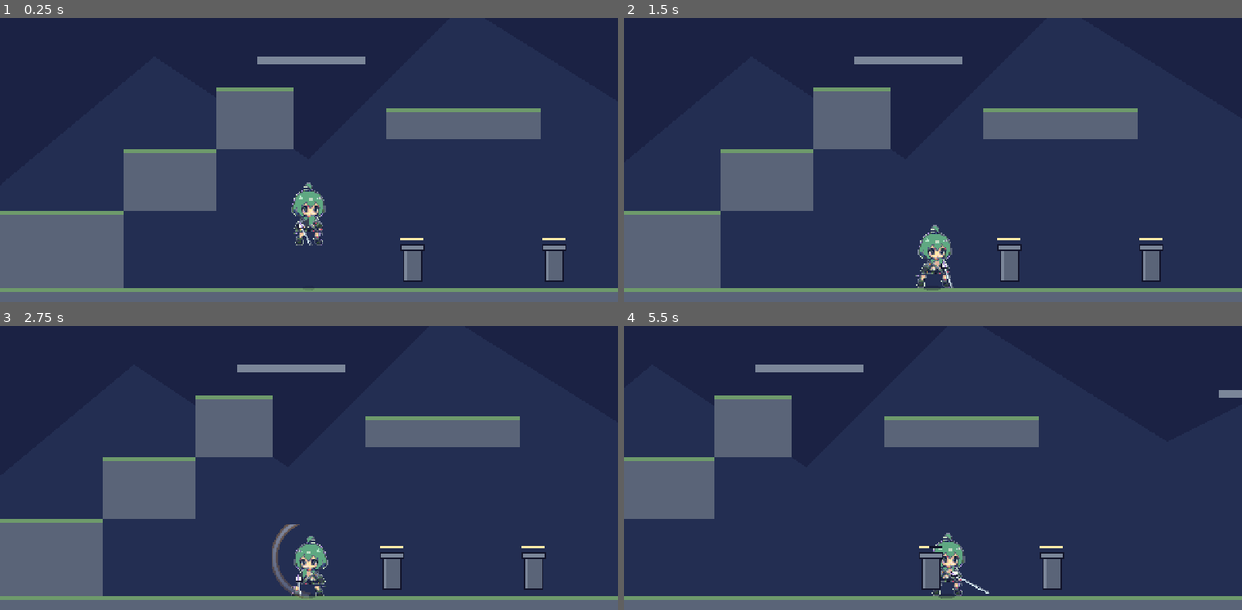
Above: before the commit, frames 1-4 (two rows, left to right).
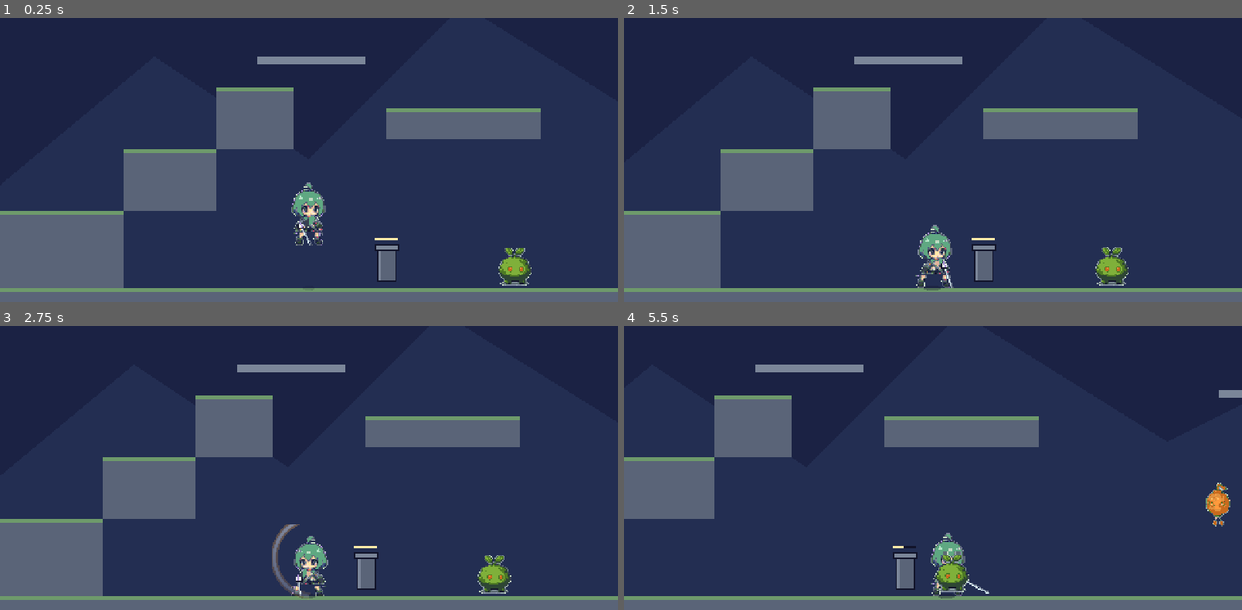
Above: after the commit, the same moments.

Repository: KurilX/actGodotGame-iori
Game: Godot game, scene res://scenes/bootstrap.tscn
Same seed, same stepped clock (60 frames per second), same inputs: the game is played once before the commit and once after it.
Inputs (mouse positions are in pixels of both pictures, inside the frame that each line leads up to):
- Up to frame 1 (0.25 s): no input
- Up to frame 2 (1.5 s): tap Enter at 0.5 s; move the mouse to (1068, 174) at 0.52 s; hold D (move_right) 0.53-1.25 s; hold J (attack) 0.53-1.25 s; click (1068, 174) at 0.67 s; tap Space (jump) at 0.77 s; tap K (dash) at 0.8 s; drag from (809, 208) to (951, 196) at 1.27 s
- Up to frame 3 (2.75 s): move the mouse to (370, 422) at 2.02 s; hold A (move_left) from 2.03 s (still down); hold L (heavy) from 2.03 s (still down); tap J (attack) at 2.3 s
- Up to frame 4 (5.5 s): release A (move_left) at 2.75 s; release L (heavy) at 2.75 s; drag from (902, 570) to (747, 448) at 2.77 s; move the mouse to (1118, 550) at 3.52 s; hold D (move_right) 3.53-4.25 s; hold L (heavy) 3.53-4.25 s; tap K (dash) at 3.6, 5.3 s; tap Space (jump) at 3.77 s; drag from (747, 448) to (1106, 575) at 4.27 s; move the mouse to (963, 499) at 5.02 s; hold D (move_right) from 5.03 s (still down); hold J (attack) from 5.03 s (still down); click (963, 499) at 5.17 s

The runs differ from the first frame. In frame 1, 1.9% of the frame differs, in the area x 60-92%, y 77-95%; in frame 2, 1.9%; in frame 3, 1.9%; in frame 4, 2.3%, in the area x 43-99%, y 55-94%.

Commit message:
feat: 三个实际敌人 - 苔团/灯笼虫/石守，含行走攻击动画与AI

Diff:
--- /dev/null
+++ b/src/enemies/enemy_base.gd
@@ -0,0 +1,360 @@
+extends CharacterBody2D
+## 敌人基类：三个敌人共用的移动、受击、状态机、攻击判定
+##
+## 设计原则
+## ────────
+## 1. **敌人也要有「前摇」**：攻击前有明显准备动作，玩家能读出来并闪避。
+##    没有前摇的敌人只能靠背板，那是很差的动作游戏设计。
+## 2. **受击要能被打断**：轻攻击不打断，重攻击打断（这就是「重」的价值）。
+## 3. 死亡后播放一次倒地，然后消失并通知房间。
+
+signal died(enemy: Node)
+
+const GROUP_HURTABLE := "hurtable"
+const GROUP_ENEMY := "enemy"
+
+enum State { IDLE, CHASE, WINDUP, ATTACK, HURT, DEAD }
+
+# ── 子类需要覆盖的参数 ──
+@export var max_hp := 10
+@export var move_speed := 40.0
+@export var detect_range := 120.0     # 发现玩家的距离
+@export var attack_range := 26.0      # 进入攻击的距离
+@export var attack_cooldown := 1.2
+@export var windup_time := 0.35       # 攻击前摇
+@export var attack_time := 0.30       # 挥出持续
+@export var recover_time := 0.35      # 收招
+@export var damage := 1
+@export var knockback_resist := 1.0
+@export var can_fly := false
+@export var attack_box := Vector4(26, 22, 14, -20)   # w,h,offset_x,offset_y
+@export var heavy_breaks := true      # 重攻击能否打断其动作
+@export var sprite_name := ""         # art/enemies/frames/ 下的前缀
+
+var hp := 10
+var state: State = State.IDLE
+var facing := -1
+
+var _timer := 0.0
+var _cooldown := 0.0
+var _flash := 0.0
+var _player: Node2D = null
+var _anim: AnimatedSprite2D
+var _hitbox_already_hit := false
+
+# 索敌用的射线（避免穿墙追人）
+var _ray := RayCast2D.new()
+
+
+func _ready() -> void:
+	add_to_group(GROUP_ENEMY)
+	add_to_group(GROUP_HURTABLE)
+	hp = max_hp
+	collision_layer = 1 << 2       # 第3层：敌人本体
+	collision_mask = 1             # 与地形碰撞
+	_build_visual()
+	_build_hitbox()
+	queue_redraw()
+
+
+# ─────────────── 子类可覆盖的钩子 ───────────────
+
+func _build_visual() -> void:
+	"""创建 AnimatedSprite2D 并加载该敌人的帧。"""
+	_anim = AnimatedSprite2D.new()
+	_anim.name = "Anim"
+	_anim.texture_filter = CanvasItem.TEXTURE_FILTER_NEAREST
+	_anim.position = Vector2(0, -24)     # 帧高 48、锚点帧底中心
+	_anim.sprite_frames = _make_frames()
+	_anim.play("idle")
+	add_child(_anim)
+
+
+func _make_frames() -> SpriteFrames:
+	var sf := SpriteFrames.new()
+	sf.remove_animation("default")
+	var specs := [
+		["idle", 4, 6.0],
+		["run", 8, 10.0],
+		["attack", 8, 10.0],
+	]
+	for spec in specs:
+		var aname: String = spec[0]
+		var count: int = spec[1]
+		var fps: float = spec[2]
+		sf.add_animation(aname)
+		sf.set_animation_speed(aname, fps)
+		sf.set_animation_loop(aname, aname != "attack")
+		for i in count:
+			var path := "res://art/enemies/frames/%s_%s_%d.png" % [sprite_name, aname, i]
+			if ResourceLoader.exists(path):
+				sf.add_frame(aname, load(path))
+	return sf
+
+
+func _build_hitbox() -> void:
+	"""敌人自己的攻击判定框（打玩家用）。"""
+	var area := Area2D.new()
+	area.name = "AttackBox"
+	area.collision_layer = 1 << 4     # 第5层：敌人攻击
+	area.collision_mask = 1 << 1      # 检测玩家所在层（player collision_layer=2 → bit1）
+	area.monitoring = false
+	var cs := CollisionShape2D.new()
+	# **必须显式命名**：不命名时 Godot 会给自动名（如 @CollisionShape2D@23），
+	# 后续 get_node("CollisionShape2D") 就取不到，导致判定框永远打不中。
+	cs.name = "CollisionShape2D"
+	var rect := RectangleShape2D.new()
+	rect.size = Vector2(attack_box.x, attack_box.y)
+	cs.shape = rect
+	cs.position = Vector2(attack_box.z, attack_box.w)
+	cs.disabled = true
+	area.add_child(cs)
+	area.body_entered.connect(_on_attack_area_body_entered)
+	add_child(area)
+
+
+# ─────────────── 主循环 ───────────────
+
+func _physics_process(delta: float) -> void:
+	_tick(delta)
+	if state == State.DEAD:
+		return
+
+	_player = _find_player()
+
+	match state:
+		State.IDLE:
+			_do_idle(delta)
+		State.CHASE:
+			_do_chase(delta)
+		State.WINDUP:
+			_do_windup(delta)
+		State.ATTACK:
+			_do_attack(delta)
+		State.HURT:
+			_do_hurt(delta)
+
+	_apply_gravity(delta)
+	move_and_slide()
+	_sync_anim()
+
+
+func _tick(delta: float) -> void:
+	_cooldown = maxf(_cooldown - delta, 0.0)
+	_flash = maxf(_flash - delta, 0.0)
+	if _timer > 0.0:
+		_timer -= delta
+
+
+func _apply_gravity(delta: float) -> void:
+	if can_fly:
+		# 飞行单位：保持高度，不做重力（高度由子类的悬停逻辑控制）
+		velocity.y = move_toward(velocity.y, 0.0, 600.0 * delta)
+	else:
+		if not is_on_floor():
+			velocity.y = minf(velocity.y + 1200.0 * delta, 600.0)
+
+
+func _do_idle(delta: float) -> void:
+	velocity.x = move_toward(velocity.x, 0.0, 400.0 * delta)
+	if _player and _distance_to_player() < detect_range:
+		state = State.CHASE
+
+
+func _do_chase(delta: float) -> void:
+	if _player == null:
+		state = State.IDLE
+		return
+
+	var d := _distance_to_player()
+	if d > detect_range * 1.4:
+		state = State.IDLE
+		return
+
+	if d <= attack_range and _cooldown <= 0.0:
+		_enter_windup()
+		return
+
+	# 朝玩家移动
+	var dir := signf(_player.global_position.x - global_position.x)
+	if dir != 0.0:
+		facing = 1 if dir > 0.0 else -1
+		velocity.x = move_toward(velocity.x, dir * move_speed, 600.0 * delta)
+	else:
+		velocity.x = move_toward(velocity.x, 0.0, 400.0 * delta)
+
+
+func _enter_windup() -> void:
+	state = State.WINDUP
+	_timer = windup_time
+	velocity.x = 0.0
+	if _anim and _anim.sprite_frames.has_animation("attack"):
+		_anim.play("attack")
+		_anim.frame = 0
+		_anim.pause()
+
+
+func _do_windup(delta: float) -> void:
+	velocity.x = move_toward(velocity.x, 0.0, 800.0 * delta)
+	# 前摇期间显示攻击动画的前段（看得见的蓄力）
+	if _anim and _anim.sprite_frames.has_animation("attack"):
+		var total := windup_time + attack_time + recover_time
+		var p := 1.0 - (_timer / total)
+		_anim.frame = clampi(int(p * 8.0), 0, 3)
+	if _timer <= 0.0:
+		state = State.ATTACK
+		_timer = attack_time
+		_hitbox_already_hit = false
+		_set_attack_box(true)
+
+
+func _do_attack(delta: float) -> void:
+	# 攻击期间带一点前冲
+	velocity.x = facing * 30.0 * delta * 20.0
+	if _anim and _anim.sprite_frames.has_animation("attack"):
+		var total := windup_time + attack_time + recover_time
+		var p := 1.0 - (_timer / total)
+		_anim.frame = clampi(int(p * 8.0), 3, 6)
+	if _timer <= 0.0:
+		_set_attack_box(false)
+		state = State.CHASE
+		_cooldown = attack_cooldown
+		_timer = recover_time
+
+
+func _do_hurt(delta: float) -> void:
+	velocity.x = move_toward(velocity.x, 0.0, 500.0 * delta)
+	if _timer <= 0.0:
+		state = State.CHASE
+
+
+func _set_attack_box(on: bool) -> void:
+	var area := get_node_or_null("AttackBox")
+	if area == null:
+		return
+	area.monitoring = on
+	var cs := area.get_node_or_null("CollisionShape2D")
+	if cs:
+		cs.disabled = not on
+		# **判定框必须跟着 facing 翻转**。
+		# 早期写死 offset 正数，敌人朝左攻击时判定框仍然伸向右侧，
+		# 结果永远打不中玩家（实测 overlaps 恒为 0）。
+		cs.position = Vector2(attack_box.z * facing, attack_box.w)
+	if on:
+		# 立即扫一次重叠（与玩家 AttackHitbox 同样的坑：
+		# 开启瞬间就重叠时 area_entered 不会补发）
+		_scan_attack_overlaps(area)
+
+
+func _scan_attack_overlaps(area: Area2D) -> void:
+	await get_tree().physics_frame
+	if not area.monitoring:
+		return
+	for b in area.get_overlapping_bodies():
+		_damage_player(b)
+
+
+func _on_attack_area_body_entered(body: Node2D) -> void:
+	_damage_player(body)
+
+
+func _damage_player(body: Node) -> void:
+	if _hitbox_already_hit:
+		return
+	if not body.has_method("take_damage"):
+		return
+	# 玩家闪避无敌由 player.take_damage 内部判断，这里不做额外检查
+	body.take_damage(damage, global_position.x)
+	_hitbox_already_hit = true
+
+
+# ─────────────── 受击 ───────────────
+
+func take_hit(amount: int, from_x: float) -> void:
+	if state == State.DEAD:
+		return
+	hp -= amount
+	_flash = 0.14
+
+	# 被击退
+	var dir := signf(global_position.x - from_x)
+	if dir == 0.0:
+		dir = 1.0
+	velocity.x = dir * 90.0 / maxf(knockback_resist, 0.1)
+
+	# 受击打断：重攻击（伤害 >= 4）可以打断敌人的前摇与攻击
+	var heavy := amount >= 4
+	if heavy or state in [State.IDLE, State.CHASE]:
+		if state != State.DEAD:
+			state = State.HURT
+			_timer = 0.25 if heavy else 0.12
+			_set_attack_box(false)
+
+	if hp <= 0:
+		hp = 0
+		_die()
+	queue_redraw()
+
+
+func _die() -> void:
+	state = State.DEAD
+	_set_attack_box(false)
+	velocity = Vector2.ZERO
+	if _anim:
+		_anim.pause()
+		_anim.modulate = Color(1, 1, 1, 1)
+	remove_from_group(GROUP_HURTABLE)
+	remove_from_group(GROUP_ENEMY)
+	# 淡出后移除
+	var tw := create_tween()
+	tw.tween_property(self, "modulate:a", 0.0, 0.35)
+	tw.tween_callback(func():
+		died.emit(self)
+		queue_free())
+
+
+# ─────────────── 工具 ───────────────
+
+func _find_player() -> Node2D:
+	var ps := get_tree().get_nodes_in_group("player")
+	return ps[0] if ps.size() > 0 else null
+
+
+func _distance_to_player() -> float:
+	if _player == null:
+		return INF
+	return global_position.distance_to(_player.global_position)
+
+
+func _sync_anim() -> void:
+	if _anim == null:
+		return
+	_anim.flip_h = facing > 0     # 素材朝向默认朝左
+
+	if state == State.WINDUP or state == State.ATTACK:
+		return          # 由 _do_windup/_do_attack 控制帧
+
+	var aname := "idle"
+	if state == State.CHASE and absf(velocity.x) > 4.0:
+		aname = "run"
+	if _anim.sprite_frames.has_animation(aname):
+		if not _anim.is_playing() or _anim.animation != aname:
+			_anim.play(aname)
+
+
+func is_dead() -> bool:
+	return state == State.DEAD
+
+
+func get_hp() -> int:
+	return hp
+
+
+func _draw() -> void:
+	# 受击闪白：在身体位置画一个半透明白色矩形
+	if _flash > 0.0:
+		var w := 20.0
+		var h := 30.0
+		draw_rect(Rect2(-w * 0.5, -h, w, h),
+				  Color(1, 1, 1, 0.35 * (_flash / 0.14)))
+		queue_redraw()
--- /dev/null
+++ b/src/enemies/lanternbug.gd
@@ -0,0 +1,65 @@
+extends "res://src/enemies/enemy_base.gd"
+## 灯笼虫（lanternbug）：飞行单位
+##
+## 定位：迫使玩家抬头/跳跃对付它。血少但会保持距离，不主动贴身。
+## 行为：悬浮 → 在玩家上方左右游走 → 靠近后俯冲攻击 → 退回。
+##
+## 与地面敌人的关键区别：不受重力，且攻击后有后撤，
+## 所以玩家不能靠"站着等它撞过来"，得主动追。
+
+var _hover_base_y := 0.0
+var _hover_phase := 0.0
+var _retreat := 0.0
+
+
+func _ready() -> void:
+	max_hp = 9                  # 血最薄
+	move_speed = 46.0           # 但最灵活
+	detect_range = 150.0
+	attack_range = 34.0
+	attack_cooldown = 1.6
+	windup_time = 0.38
+	attack_time = 0.22
+	recover_time = 0.45         # 收招长，攻击后有明显空隙
+	damage = 1
+	knockback_resist = 0.6      # 最容易被击飞
+	can_fly = true
+	attack_box = Vector4(24, 20, 14, -18)
+	sprite_name = "lanternbug"
+	super._ready()
+	_hover_base_y = global_position.y
+	_hover_phase = randf() * TAU
+
+
+func _physics_process(delta: float) -> void:
+	# 悬停：在基准高度上下浮动，攻击/受击时不浮动
+	if state in [State.IDLE, State.CHASE] and not is_dead():
+		_hover_phase += delta * 3.0
+		var target_y := _hover_base_y + sin(_hover_phase) * 3.0
+		global_position.y = move_toward(global_position.y, target_y, 60.0 * delta)
+	super._physics_process(delta)
+
+
+func _do_attack(delta: float) -> void:
+	# 灯笼虫的攻击是俯冲：带明显的向下位移
+	velocity = Vector2(facing * 20.0, 40.0)
+	if _anim and _anim.sprite_frames.has_animation("attack"):
+		var total := windup_time + attack_time + recover_time
+		var p := 1.0 - (_timer / total)
+		_anim.frame = clampi(int(p * 8.0), 3, 6)
+	if _timer <= 0.0:
+		_set_attack_box(false)
+		state = State.CHASE
+		_cooldown = attack_cooldown
+		_timer = recover_time
+		# 攻击后后撤，拉开距离
+		_retreat = 0.35
+		velocity.y = -60.0
+
+
+func _do_chase(delta: float) -> void:
+	if _retreat > 0.0:
+		_retreat -= delta
+		velocity.x = -facing * move_speed * 0.8
+		return
+	super._do_chase(delta)
--- /dev/null
+++ b/src/enemies/mossling.gd
@@ -0,0 +1,21 @@
+extends "res://src/enemies/enemy_base.gd"
+## 苔团（mossling）：最基础的近战敌人
+##
+## 定位：教学敌人。血薄、移动慢、攻击前摇长，让玩家学会「看前摇 → 闪避/打断」。
+## 行为：发现玩家 → 弹跳靠近 → 贴身冲撞。
+
+func _ready() -> void:
+	max_hp = 12
+	move_speed = 34.0
+	detect_range = 130.0
+	attack_range = 30.0
+	attack_cooldown = 1.35
+	windup_time = 0.42          # 前摇很长，新手也能反应
+	attack_time = 0.26
+	recover_time = 0.30
+	damage = 1
+	knockback_resist = 0.8      # 很轻，容易被打飞
+	can_fly = false
+	attack_box = Vector4(26, 20, 16, -14)
+	sprite_name = "mossling"
+	super._ready()
--- /dev/null
+++ b/src/enemies/stonepaw.gd
@@ -0,0 +1,41 @@
+extends "res://src/enemies/enemy_base.gd"
+## 石守（stonepaw）：精英级重甲敌人
+##
+## 定位：教玩家「用重攻击破霸体」。血厚、抗击退、攻击前摇长但伤害高。
+## 行为：缓慢逼近 → 抡砸 → 长硬直（这是玩家的输出窗口）。
+##
+## 关键设计：它的重击前摇 0.6s 很长，但攻击范围大、伤害 2。
+## 玩家硬拼会吃亏，正确做法是闪避后趁硬直打重攻击。
+
+var _armor_timer := 0.0
+
+
+func _ready() -> void:
+	max_hp = 26                 # 血最厚
+	move_speed = 26.0           # 最慢
+	detect_range = 140.0
+	attack_range = 38.0         # 攻击范围大
+	attack_cooldown = 2.2
+	windup_time = 0.60          # 最长的前摇，明确可读
+	attack_time = 0.34
+	recover_time = 0.70         # 最长的收招窗口
+	damage = 2                  # 伤害最高
+	knockback_resist = 3.0      # 抗击退，轻攻击几乎打不动
+	can_fly = false
+	attack_box = Vector4(34, 30, 18, -20)
+	sprite_name = "stonepaw"
+	super._ready()
+
+
+func take_hit(amount: int, from_x: float) -> void:
+	# 石守的「霸体」：只有重攻击（伤害>=4）才能打断它的动作。
+	# 轻攻击打上去只掉血、不打断 —— 这就是设计上要求玩家用重攻击的原因。
+	if amount < 4 and state in [State.WINDUP, State.ATTACK]:
+		hp -= amount
+		_flash = 0.14
+		queue_redraw()
+		if hp <= 0:
+			hp = 0
+			_die()
+		return          # 不进入 HURT，动作继续
+	super.take_hit(amount, from_x)
--- a/src/player/player.gd
+++ b/src/player/player.gd
@@ -164,6 +164,8 @@
 		shape.size = Vector2(24, 40)
 	# 碰撞盒中心上移到腿部，让脚贴地面
 	$CollisionShape2D.position = Vector2(0, -20)
+	# 加入 player 组：敌人靠这个组找到玩家
+	add_to_group("player")
 	_hitbox.hit_landed.connect(_on_hit_landed)
 	_play_anim("idle")
 
--- a/src/world/room_greybox.gd
+++ b/src/world/room_greybox.gd
@@ -148,6 +148,29 @@
 	add_child(node)
 
 
+func _spawn_enemy(kind: String, pos: Vector2) -> void:
+	"""生成敌人。用 CharacterBody2D + 对应脚本动态创建，
+	这样不用为每个敌人都做一个 .tscn 场景文件。"""
+	var script_path := "res://src/enemies/%s.gd" % kind
+	if not ResourceLoader.exists(script_path):
+		printerr("敌人脚本不存在: " + script_path)
+		return
+	var body := CharacterBody2D.new()
+	body.set_script(load(script_path))
+	body.position = pos
+	body.name = kind.capitalize()
+
+	# 碰撞体（敌人本体，用于与地形阻挡）
+	var cs := CollisionShape2D.new()
+	var rect := RectangleShape2D.new()
+	rect.size = Vector2(18, 20)
+	cs.shape = rect
+	cs.position = Vector2(0, -10)
+	body.add_child(cs)
+
+	add_child(body)
+
+
 func _spawn_player() -> void:
 	var player_scene: PackedScene = load("res://scenes/player/player.tscn")
 	var player := player_scene.instantiate()
@@ -170,9 +193,16 @@
 			else:
 				slash.spawn(origin, player.get_combo_index(), facing))
 
-	# 训练木桩：放在出生点右侧，验证攻击连段
-	_spawn_dummy(Vector2(320, 480))
-	_spawn_dummy(Vector2(430, 480))
+	# 训练木桩保留一个（用来试连段手感，不会还手）
+	_spawn_dummy(Vector2(300, 480))
+
+	# 三个实际敌人，分布在不同距离以展示不同的战斗节奏：
+	#   苔团（近战教学）在较近处，一进场就能遇到
+	#   灯笼虫（飞行）在中距离空中，需要主动追
+	#   石守（重甲）在较远处，作为"关底"级别的对手
+	_spawn_enemy("mossling", Vector2(400, 470))
+	_spawn_enemy("lanternbug", Vector2(560, 430))
+	_spawn_enemy("stonepaw", Vector2(720, 470))
 
 	# 摄像机跟随玩家，限制在房间内
 	var cam := Camera2D.new()
--- /dev/null
+++ b/tools/capture_enemies.gd
@@ -0,0 +1,55 @@
+extends SceneTree
+func _init() -> void:
+	DirAccess.make_dir_recursive_absolute(ProjectSettings.globalize_path("res://art/screenshots"))
+	DisplayServer.window_set_flag(DisplayServer.WINDOW_FLAG_ALWAYS_ON_TOP, false)
+	DisplayServer.window_set_flag(DisplayServer.WINDOW_FLAG_BORDERLESS, true)
+	DisplayServer.window_set_size(Vector2i(1280, 720))
+	var screen := DisplayServer.screen_get_usable_rect()
+	DisplayServer.window_set_position(Vector2i(
+		screen.position.x + screen.size.x - 1280,
+		screen.position.y + screen.size.y - 720))
+
+	var boot: PackedScene = load("res://scenes/bootstrap.tscn")
+	root.add_child(boot.instantiate())
+	await process_frame
+	await process_frame
+	for i in 60:
+		await process_frame
+
+	# 把玩家挪到能同时看到三个敌人的位置
+	var player = null
+	for n in get_nodes_in_group("player"): player = n
+	player.global_position = Vector2(430, 470)
+	for i in 40:
+		await process_frame
+	await _shoot("enemies_01_scene")
+
+	# 朝最近敌人走，抓战斗画面
+	Input.action_press("move_right")
+	for i in 90:
+		await process_frame
+	Input.action_release("move_right")
+	for i in 30:
+		await process_frame
+	await _shoot("enemies_02_approach")
+
+	# 攻击
+	Input.action_press("heavy")
+	for i in 10:
+		await process_frame
+	await _shoot("enemies_03_heavy")
+	Input.action_release("heavy")
+	for i in 40:
+		await process_frame
+	await _shoot("enemies_04_after")
+
+	print("done")
+	quit(0)
+
+func _shoot(tag: String) -> void:
+	for i in 3:
+		await process_frame
+	await RenderingServer.frame_post_draw
+	var img := root.get_viewport().get_texture().get_image()
+	img.save_png(ProjectSettings.globalize_path("res://art/screenshots/%s.png" % tag))
+	print("  saved ", tag)
--- a/tools/verify_combat.gd
+++ b/tools/verify_combat.gd
@@ -25,6 +25,14 @@
 		printerr("FAIL: 未找到训练木桩")
 		quit(1)
 		return
+
+	# 房间里在加入敌人后，测试闪避/完美闪避期间会被敌人打断。
+	# 这里把敌人移开（不是关掉，只是挪出交互范围），
+	# 让本测试专注于玩家自身的战斗逻辑。
+	var enemies := get_nodes_in_group("enemy")
+	for e in enemies:
+		e.global_position = Vector2(2000, 2000)
+		e.set_physics_process(false)
 
 	await _settle(player, 90)
 
--- /dev/null
+++ b/tools/verify_enemies.gd
@@ -0,0 +1,152 @@
+extends SceneTree
+## 敌人系统验证：三个敌人的存在、追击、攻击、受击、死亡、打断规则
+##
+## 运行：godot --headless --path . --script tools/verify_enemies.gd
+
+var _failures: Array[String] = []
+var _checks := 0
+
+
+func _init() -> void:
+	var boot: PackedScene = load("res://scenes/bootstrap.tscn")
+	root.add_child(boot.instantiate())
+	await process_frame
+	await process_frame
+	await physics_frame
+
+	var player = _find_player(root)
+	var enemies = _find_all_by_base(root)
+	if player == null:
+		printerr("FAIL: 未找到玩家")
+		quit(1)
+		return
+
+	print("── 敌人系统验证 ──")
+	print("")
+
+	_check(enemies.size() == 3, "1. 房间里有 3 个敌人",
+	       "实际 %d 个" % enemies.size())
+
+	# 按名字归类
+	var by_name := {}
+	for e in enemies:
+		by_name[str(e.name).to_lower()] = e
+	print("  敌人: %s" % str(by_name.keys()))
+
+	var moss = by_name.get("mossling")
+	var lantern = by_name.get("lanternbug")
+	var stone = by_name.get("stonepaw")
+	_check(moss != null and lantern != null and stone != null,
+	       "2. 三个敌人类型齐全", "缺少: %s" % str(by_name.keys()))
+
+	# ── 3. 血量差异（体现不同的耐久定位）──
+	_check(moss.hp == 12 and lantern.hp == 9 and stone.hp == 26,
+	       "3. 三者血量符合定位（苔团12/灯笼虫9/石守26）",
+	       "实测 %d/%d/%d" % [moss.hp, lantern.hp, stone.hp])
+
+	# ── 4. 飞行单位不受重力 ──
+	await _wait(40)
+	var lantern_y_before = lantern.global_position.y
+	await _wait(60)
+	var lantern_drift = absf(lantern.global_position.y - lantern_y_before)
+	_check(lantern_drift < 12.0,
+	       "4. 灯笼虫能悬停（不会掉下去）",
+	       "y 漂移了 %.1f px" % lantern_drift)
+
+	# ── 5. 玩家靠近后敌人进入追击 ──
+	player.global_position = moss.global_position + Vector2(-40, 0)
+	await _wait(30)
+	_check(moss.state != 0, "5. 玩家靠近后苔团开始行动",
+	       "state 仍为 IDLE(0)")
+
+	# ── 6. 敌人能打到玩家（掉血）──
+	var hp_before: int = player.get_hearts()
+	# 贴着敌人站，等它攻击
+	player.global_position = moss.global_position + Vector2(-20, 0)
+	var damaged := false
+	for i in 200:
+		await physics_frame
+		player.global_position = moss.global_position + Vector2(-20, 0)
+		if player.get_hearts() < hp_before:
+			damaged = true
+			break
+	_check(damaged, "6. 敌人攻击能对玩家造成伤害",
+	       "等 200 帧玩家血量仍是 %d" % player.get_hearts())
+
+	# ── 7. 玩家能打到敌人 ──
+	await _wait(120)      # 等玩家无敌结束
+	var moss_hp_before: int = moss.hp
+	moss.take_hit(1, player.global_position.x)
+	_check(moss.hp < moss_hp_before, "7. 玩家攻击能扣除敌人血量",
+	       "hp %d -> %d" % [moss_hp_before, moss.hp])
+
+	# ── 8. 轻攻击不打断石守，重攻击打断 ──
+	stone.state = 2       # WINDUP（枚举：0 IDLE / 1 CHASE / 2 WINDUP / 3 ATTACK / 4 HURT / 5 DEAD）
+	stone._timer = 0.5
+	var stone_hp0: int = stone.hp
+	stone.take_hit(2, player.global_position.x)    # 轻攻击
+	_check(stone.state == 2,
+	       "8. 轻攻击打不断石守的动作（霸体）",
+	       "state 变成 %d" % stone.state)
+	stone.take_hit(5, player.global_position.x)    # 重攻击
+	_check(stone.state == 4,
+	       "9. 重攻击能打断石守（进入 HURT）",
+	       "state 变成 %d（期望 4=HURT）" % stone.state)
+
+	# ── 10. 血量归零后死亡并移出组 ──
+	var lantern_hp: int = lantern.hp
+	lantern.take_hit(lantern_hp + 10, 0.0)
+	_check(lantern.is_dead(), "10. 血量归零后进入死亡状态",
+	       "state 不是 DEAD")
+	_check(not lantern.is_in_group("enemy"),
+	       "11. 死亡后移出 enemy 组", "仍在 enemy 组")
+
+	# ── 12. 死亡后不再造成伤害 ──
+	var hp_now: int = player.get_hearts()
+	await _wait(30)
+	_check(player.get_hearts() == hp_now,
+	       "12. 死亡敌人不再攻击玩家",
+	       "血量仍从 %d 变成 %d" % [hp_now, player.get_hearts()])
+
+	print("")
+	if _failures.is_empty():
+		print("PASS: 全部 %d 项通过" % _checks)
+		quit(0)
+	else:
+		print("FAIL: %d 项失败" % _failures.size())
+		for f in _failures:
+			printerr("  - " + f)
+		quit(1)
+
+
+func _wait(frames: int) -> void:
+	for i in frames:
+		await physics_frame
+
+
+func _check(cond: bool, name: String, detail: String = "") -> void:
+	_checks += 1
+	if cond:
+		print("  ok   %s" % name)
+	else:
+		print("  FAIL %s" % name)
+		_failures.append(name + (": " + detail if detail != "" else ""))
+
+
+func _find_player(node: Node):
+	if node is CharacterBody2D and node.is_in_group("player"):
+		return node
+	for c in node.get_children():
+		var r = _find_player(c)
+		if r:
+			return r
+	return null
+
+
+func _find_all_by_base(node: Node) -> Array:
+	var out := []
+	if node.is_in_group("enemy"):
+		out.append(node)
+	for c in node.get_children():
+		out.append_array(_find_all_by_base(c))
+	return out
Binary file added: art/enemies/00_concept_three.png
Not shown, added: art/enemies/00_concept_three.png.import
Binary file added: art/enemies/frames/lanternbug_attack_0.png
Not shown, added: art/enemies/frames/lanternbug_attack_0.png.import
Binary file added: art/enemies/frames/lanternbug_attack_1.png
Not shown, added: art/enemies/frames/lanternbug_attack_1.png.import
Binary file added: art/enemies/frames/lanternbug_attack_2.png
Not shown, added: art/enemies/frames/lanternbug_attack_2.png.import
Binary file added: art/enemies/frames/lanternbug_attack_3.png
Not shown, added: art/enemies/frames/lanternbug_attack_3.png.import
Binary file added: art/enemies/frames/lanternbug_attack_4.png
Not shown, added: art/enemies/frames/lanternbug_attack_4.png.import
(and 140 more such lines)
